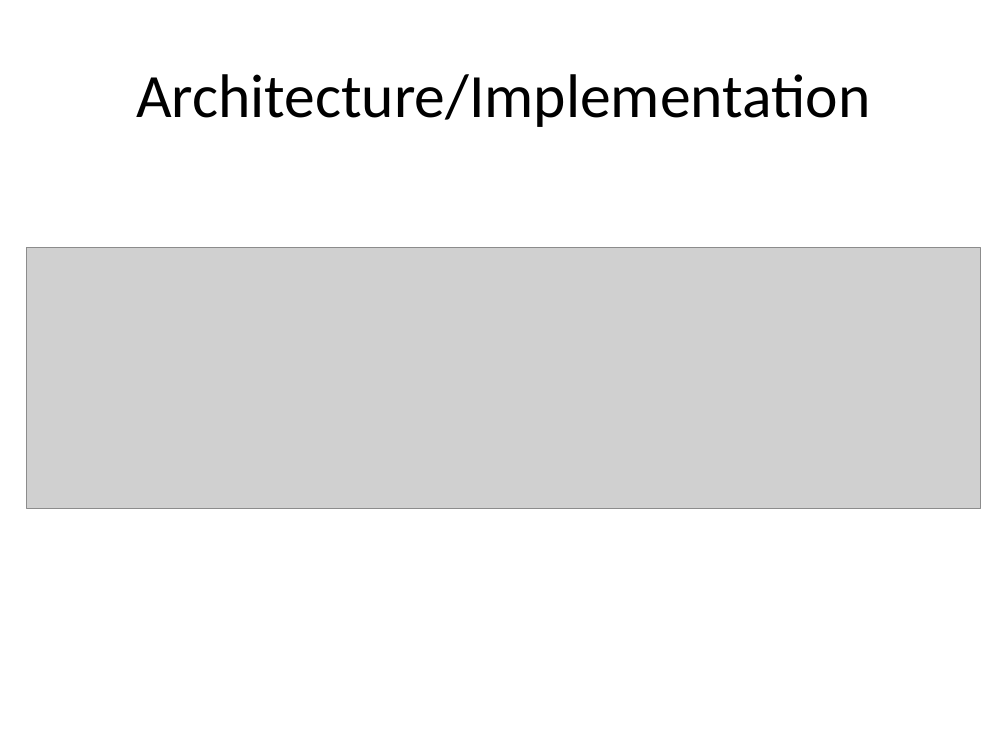
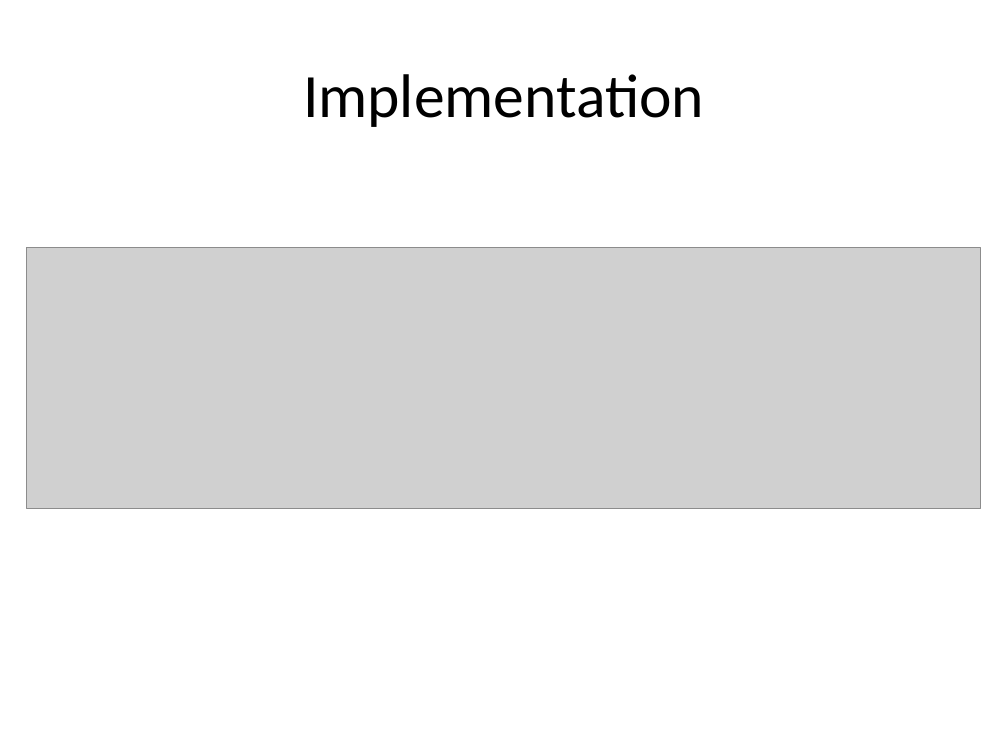
Before and after one commit to fernanor/ls1-mardyn, a slide deck: slide 10 of paper/presentation.pptx (slide 9 before the commit). Drawn at 1008x756 pixels with LibreOffice and Linux fonts; fonts in the diff are those of the drawing; grey boxes stand for pictures. Boxes give left, top, right and bottom in pixels: in the first picture for what was removed or moved away, otherwise in the second. Text is boxed around its words. In the diff, an @@ line names an element or a change of style, - is before the commit and + after.

```diff
--- a/paper/presentation.pptx
+++ b/paper/presentation.pptx
@@ title at [303,74,704,127]: text changed @@
-Architecture/Implementation
+Implementation
```
Also in this commit, not shown: 3 other slides changed, 3 slides added, 1 slide removed.
